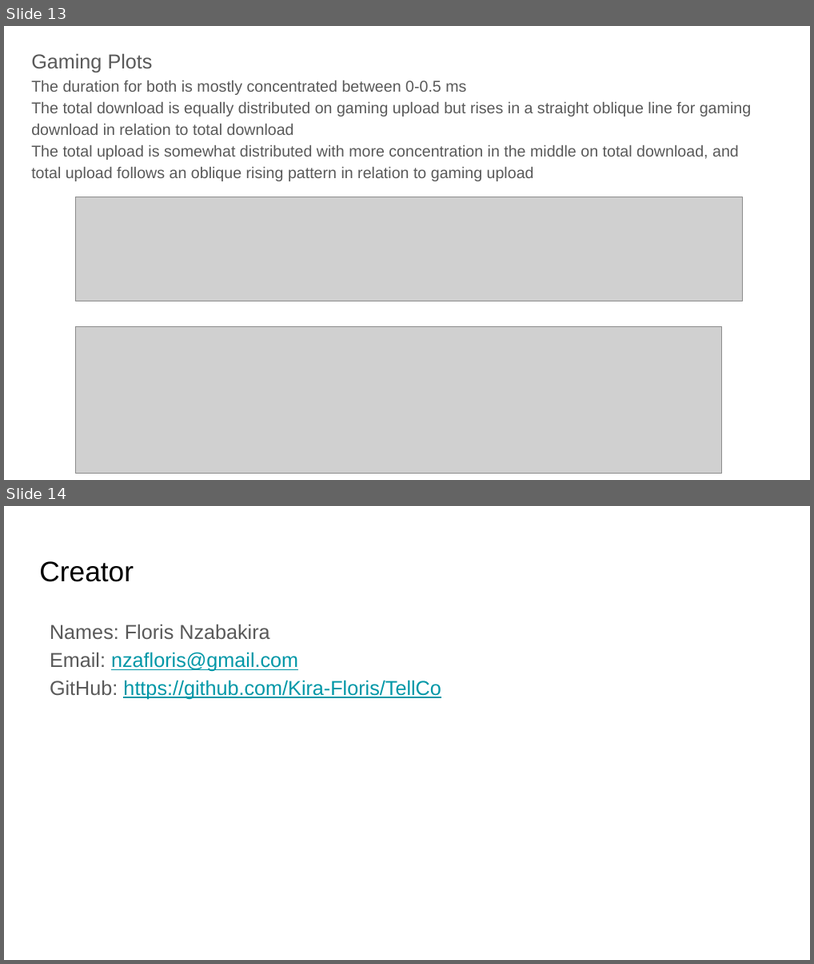
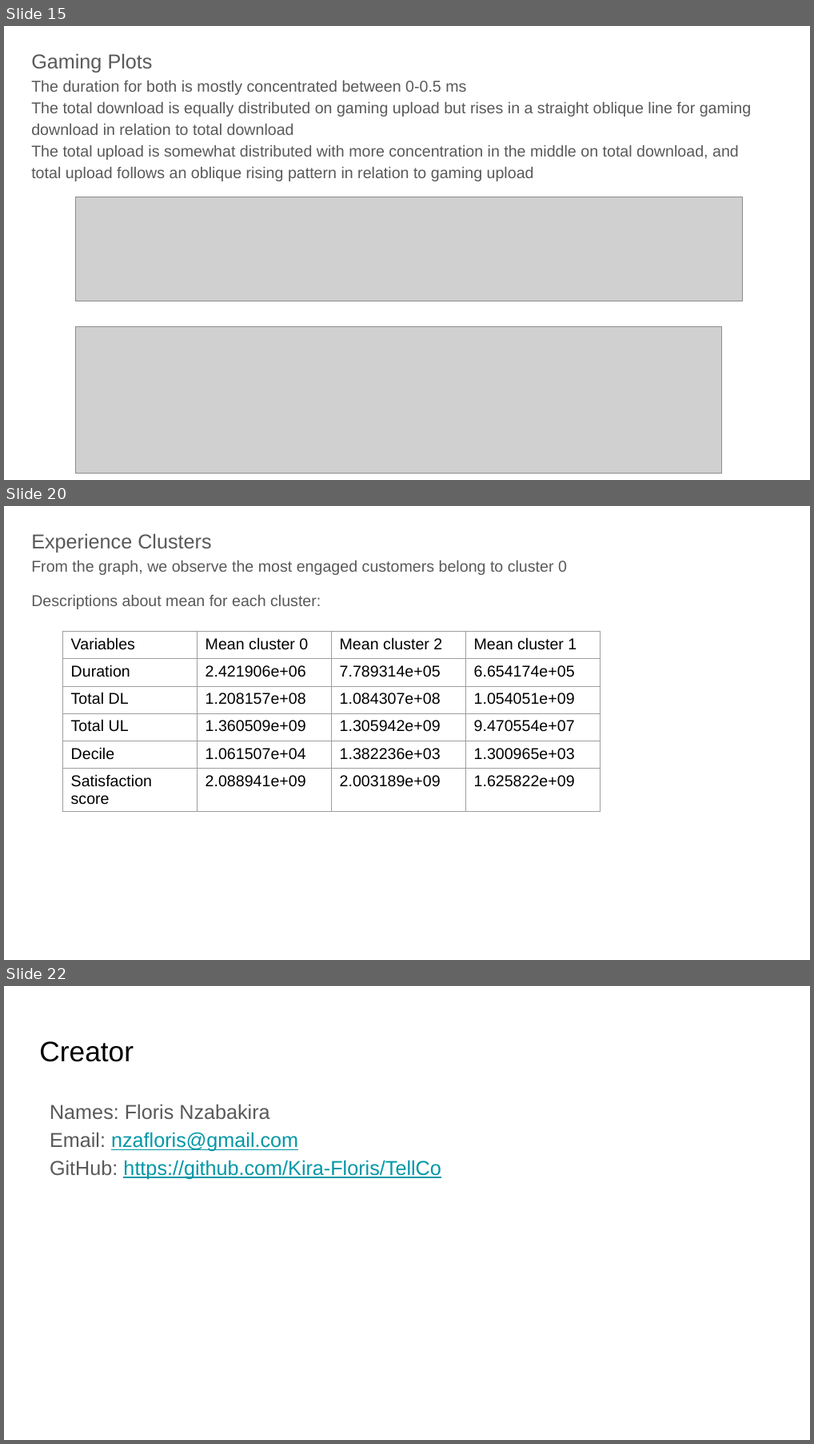
Before and after one commit to Kira-Floris/TellCo, a slide deck: docs/nzabakira floris - telco first interim submission.pptx. Shown one above the other, each under a label of ours: slides 13 and 14 before the commit, slides 15, 20 and 22 after it; the slides between them are not shown. The pictures are 814x964 and 814x1444 pixels, drawn with LibreOffice and Linux fonts; fonts in the diff are those of the drawing; grey boxes stand for pictures. Boxes give left, top, right and bottom in pixels: in the first picture for what was removed or moved away, otherwise in the second. Text is boxed around its words. In the diff, an @@ line names an element or a change of style, - is before the commit and + after.

```diff
--- a/docs/nzabakira floris - telco first interim submission.pptx
+++ b/docs/nzabakira floris - telco first interim submission.pptx
@@ slide 20 added at (4,506,810,960), background #FFFFFF @@
@@ text added at (31,533,567,609), 14 pt, text #595959 @@
+Experience Clusters
+From the graph, we observe the most engaged customers belong to cluster 0
+Descriptions about mean for each cluster:
@@ table added at (63,631,602,813), 6 rows, 4 columns @@
+Variables | Mean cluster 0 | Mean cluster 2 | Mean cluster 1
+Duration | 2.421906e+06 | 7.789314e+05 | 6.654174e+05
+Total DL | 1.208157e+08 | 1.084307e+08 | 1.054051e+09
+Total UL | 1.360509e+09 | 1.305942e+09 | 9.470554e+07
+Decile | 1.061507e+04 | 1.382236e+03 | 1.300965e+03
+Satisfaction score | 2.088941e+09 | 2.003189e+09 | 1.625822e+09
@@ what was slide 13 is now slide 15 @@
@@ what was slide 14 is now slide 22 @@
```
Also in this commit, not shown: 7 other slides added, 5 other files.
